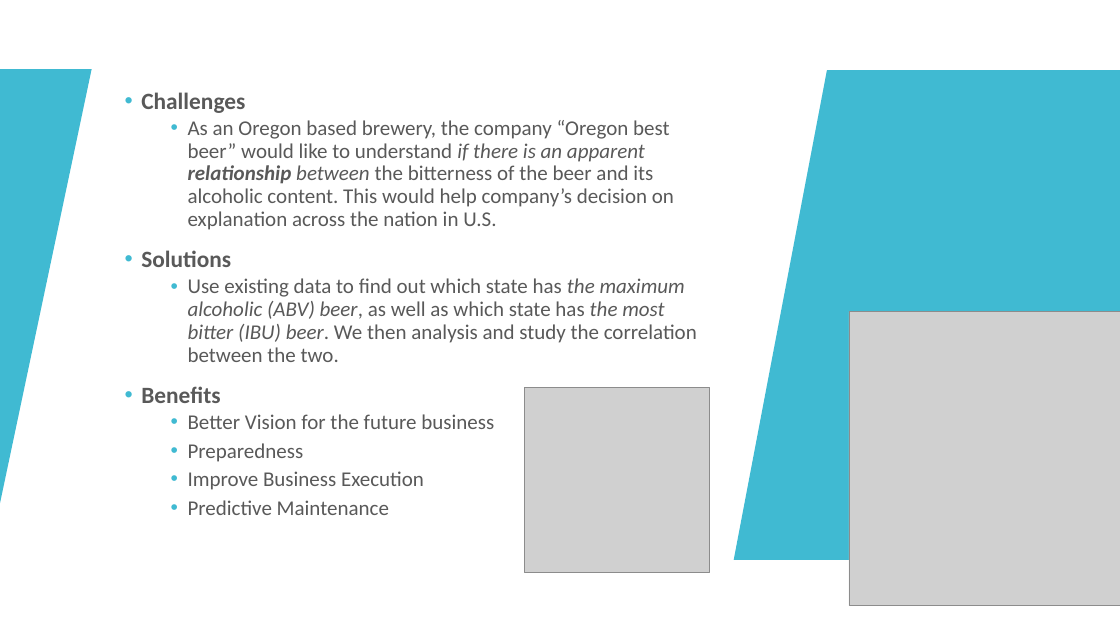
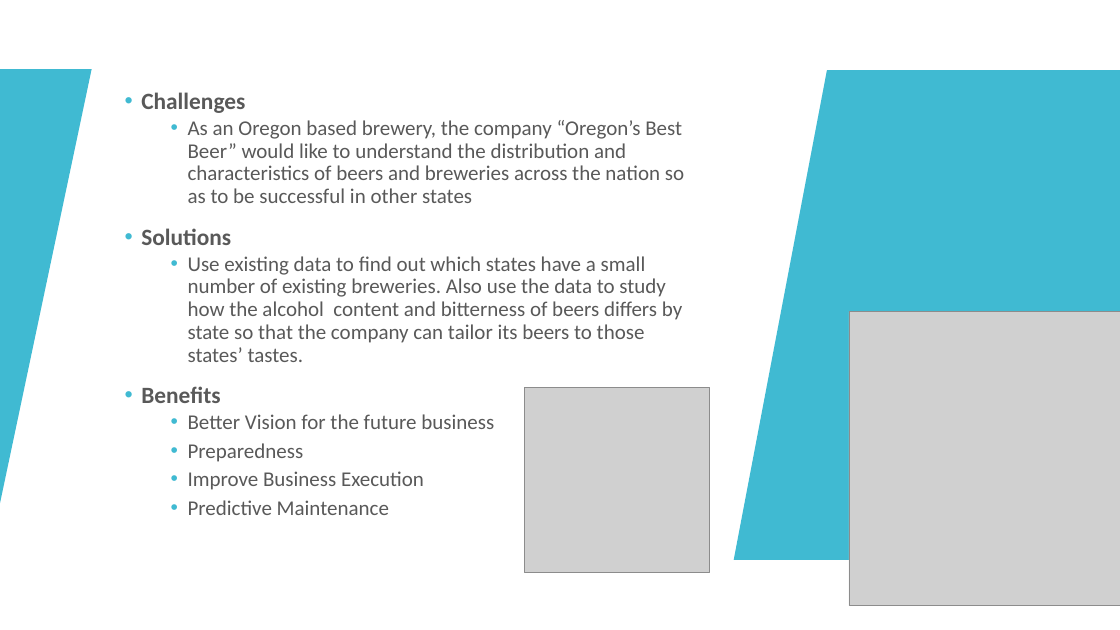
Before and after one commit to sfogelm/SMUDataScienceCapstone1, a slide deck: slide 3 of CaseStudy.pptx. Drawn at 1120x630 pixels with LibreOffice and Linux fonts; fonts in the diff are those of the drawing; grey boxes stand for pictures. Boxes give left, top, right and bottom in pixels: in the first picture for what was removed or moved away, otherwise in the second. Text is boxed around its words. In the diff, an @@ line names an element or a change of style, - is before the commit and + after.

```diff
--- a/CaseStudy.pptx
+++ b/CaseStudy.pptx
@@ text at [188,120,684,203]: text changed @@
-  • As an Oregon based brewery, the company “Oregon best beer” would like to understand if there is an apparent relationship between the bitterness of the beer and its alcoholic content. This would help company’s decision on explanation across the nation in U.S.
+  • As an Oregon based brewery, the company “Oregon’s Best Beer” would like to understand the distribution and characteristics of beers and breweries across the nation so as to be successful in other states
@@ text at [188,256,682,362]: text changed @@
-  • Use existing data to find out which state has the maximum alcoholic (ABV) beer, as well as which state has the most bitter (IBU) beer. We then analysis and study the correlation between the two.
+  • Use existing data to find out which states have a small number of existing breweries. Also use the data to study how the alcohol content and bitterness of beers differs by state so that the company can tailor its beers to those states’ tastes.
```
Also in this commit, not shown: 8 other slides changed.
